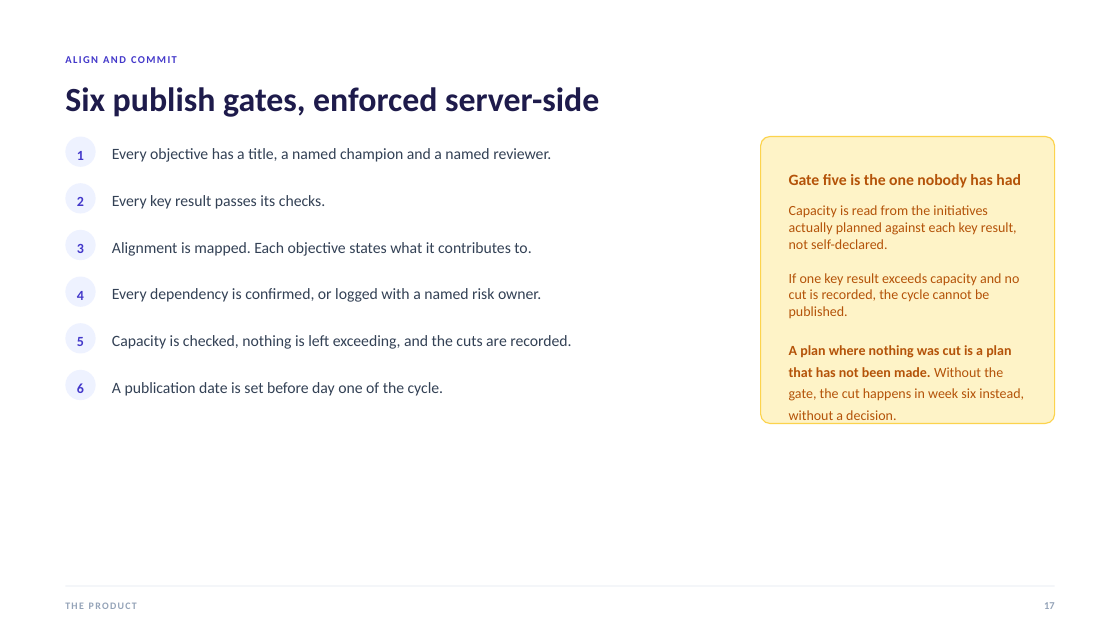
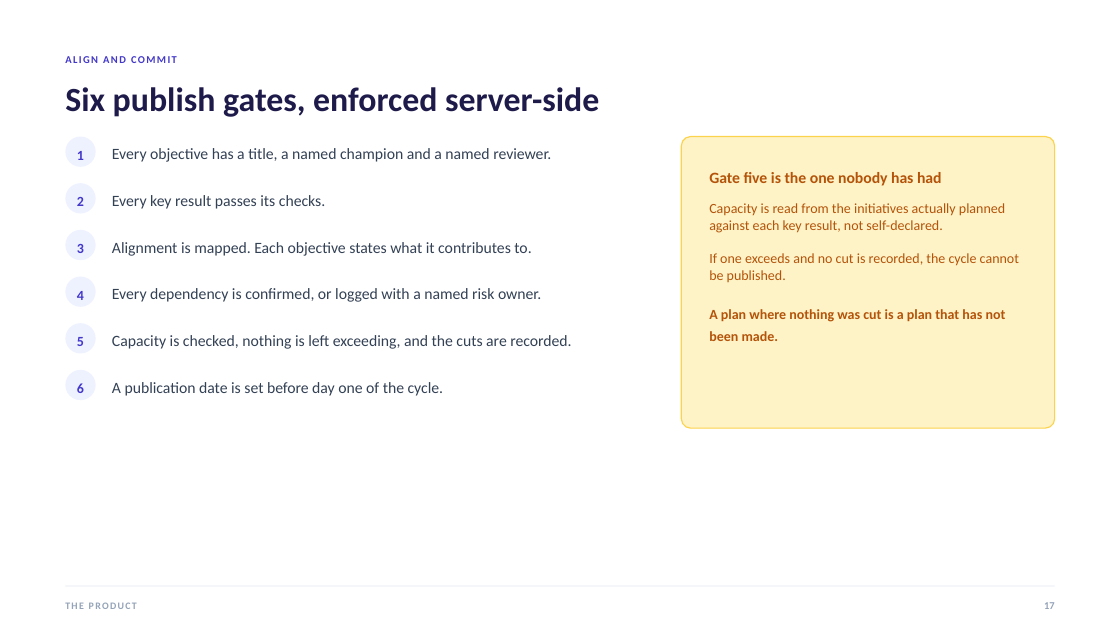
Before and after one commit to open-okr/open-okr, a slide deck: slide 17 of docs/stakeholder/OpenOKR-Deck.pptx. Drawn at 1120x630 pixels with LibreOffice and Linux fonts; fonts in the diff are those of the drawing. Boxes give left, top, right and bottom in pixels: in the first picture for what was removed or moved away, otherwise in the second. Text is boxed around its words. In the diff, an @@ line names an element or a change of style, - is before the commit and + after.

Commit message:
Refactor presentation deck generation and improve layout handling
- Removed unnecessary compiled Python files from the cache.
- Updated `make-deck.py` to dynamically calculate heading sizes based on character count, improving text fitting.
- Adjusted layout dimensions and spacing for various elements to enhance visual consistency.
- Modified `preview.py` to ensure proper CSS styling for slides, including width adjustments for better rendering.

```diff
--- a/docs/stakeholder/OpenOKR-Deck.pptx
+++ b/docs/stakeholder/OpenOKR-Deck.pptx
@@ rounded rectangle: place and size @@
-rounded rectangle at [761, 136, 1055, 423]
+rounded rectangle at [681, 136, 1054, 428]
@@ rounded rectangle at [681, 136, 1054, 428]: proportions changed @@
@@ text "Gate five is the one ...": place and size @@
-text "Gate five is the one ..." at [789, 174, 1021, 188]
+text "Gate five is the one ..." at [709, 172, 942, 186]
@@ text at [709, 203, 1019, 341]: text changed @@
-Capacity is read from the initiatives actually planned against each key result, not self-declared.
-If one key result exceeds capacity and no cut is recorded, the cycle cannot be published.
-A plan where nothing was cut is a plan that has not been made. Without the gate, the cut happens in week six instead, without a decision.
+Capacity is read from the initiatives actually planned against each key result, not self-declared.
+If one exceeds and no cut is recorded, the cycle cannot be published.
+A plan where nothing was cut is a plan that has not been made.
```
Also in this commit, not shown: 19 other slides changed, 41 other files.
